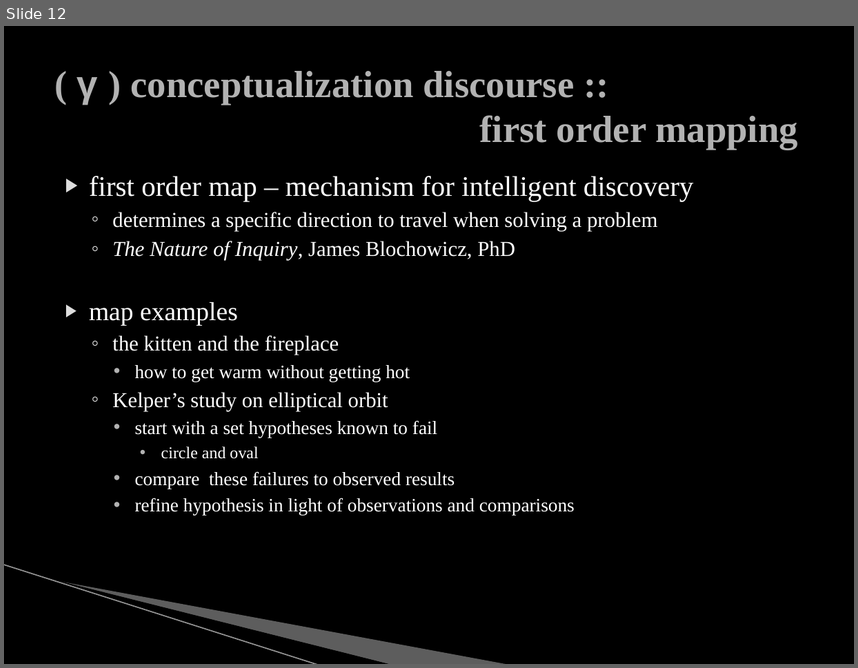
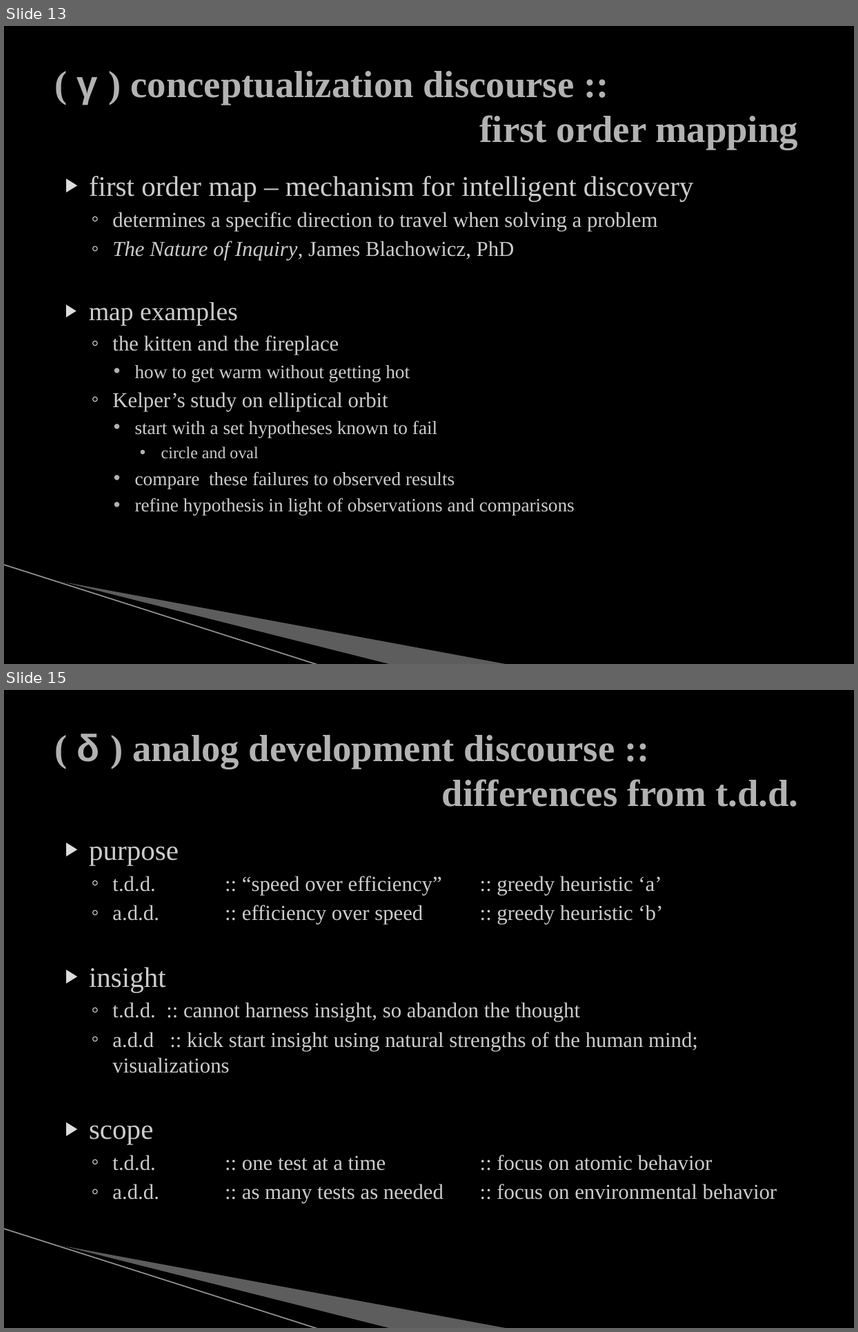
Before and after one commit to mjs0031/master_report, a slide deck: the_defense.pptx. Shown one above the other, each under a label of ours: slide 12 before the commit, slides 13 and 15 after it; the slides between them are not shown. The pictures are 858x668 and 858x1332 pixels, drawn with LibreOffice and Linux fonts; fonts in the diff are those of the drawing; background and template pictures are left out. Boxes give left, top, right and bottom in pixels: in the first picture for what was removed or moved away, otherwise in the second. Text is boxed around its words. In the diff, an @@ line names an element or a change of style, - is before the commit and + after.

```diff
--- a/the_defense.pptx
+++ b/the_defense.pptx
@@ slide 15 added at box(4, 690, 854, 1328), background #000000; not listed: 3 template elements that a slide beside it also shows @@
@@ title added at box(77, 733, 798, 807), 32 pt, text #B2B2B2, bold @@
+( δ ) analog development discourse ::
+differences from t.d.d.
@@ text added at box(89, 846, 777, 1203), 18 pt, text #CCCCCC @@
+▶ purpose
+  ◦ t.d.d. :: “speed over efficiency” :: greedy heuristic ‘a’
+  ◦ a.d.d. :: efficiency over speed :: greedy heuristic ‘b’
+▶ insight
+  ◦ t.d.d. :: cannot harness insight, so abandon the thought
+  ◦ a.d.d :: kick start insight using natural strengths of the human mind; visualizations
+▶ scope
+  ◦ t.d.d. :: one test at a time :: focus on atomic behavior
+  ◦ a.d.d. :: as many tests as needed :: focus on environmental behavior
@@ what was slide 12 is now slide 13 @@
@@ slide 13 changed as well @@
@@ text at box(89, 176, 694, 515): text colour #FFFFFF to #CCCCCC in "first order map – mechanism for intelligent ...", "determines a specific direction to travel when ...", "map examples", "the kitten and the fireplace" and 6 more places @@
@@ text at box(112, 241, 515, 260): text changed; text colour #FFFFFF to #CCCCCC @@
-  ◦ The Nature of Inquiry, James Blochowicz, PhD
+  ◦ The Nature of Inquiry, James Blachowicz, PhD
```
Also in this commit, not shown: 4 other slides changed, 18 other slides added, 32 slides removed, 3 other files.
